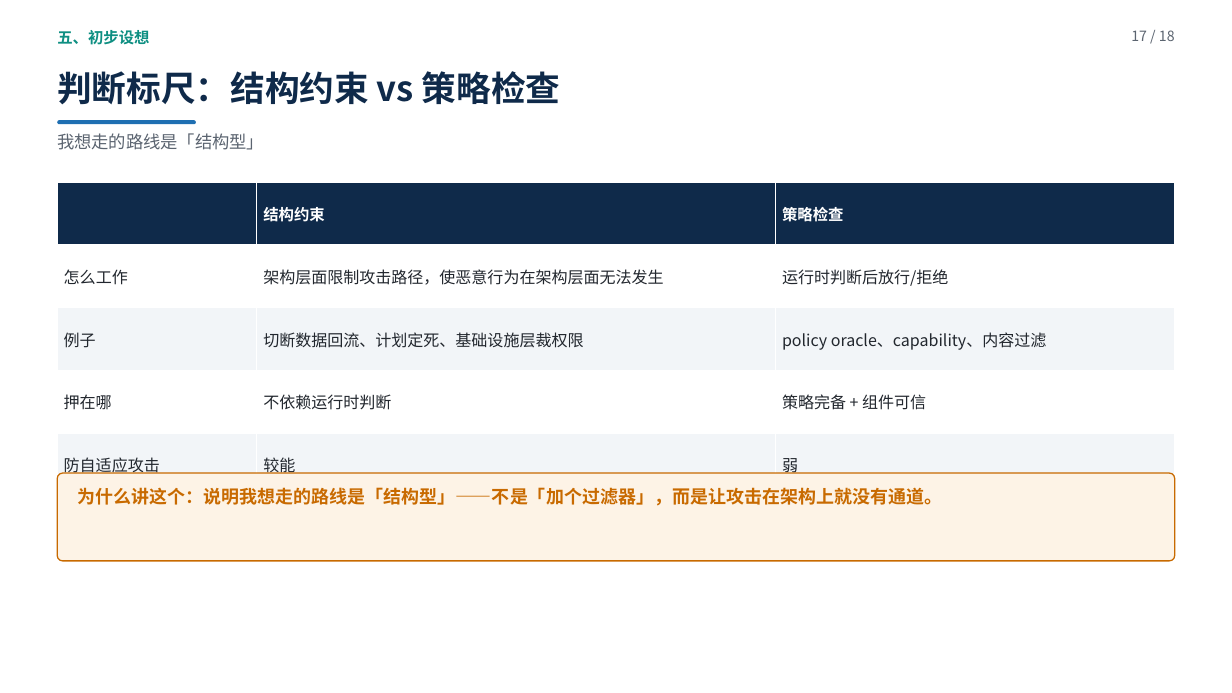
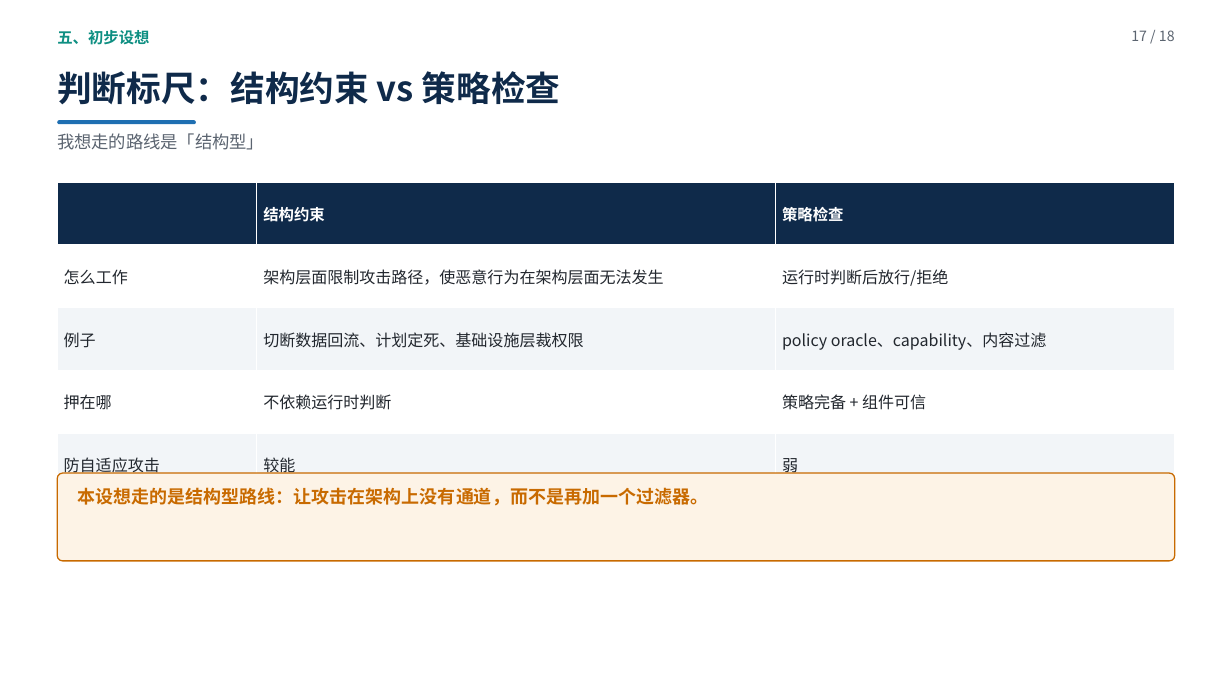
Before and after one commit to yiiiiiii1/multi-agent-remote-sensing, a slide deck: slide 17 of 阶段2-卫星多智能体防御/presentations/新方向调研汇报.pptx. Drawn at 1232x693 pixels with LibreOffice and Linux fonts; fonts in the diff are those of the drawing. Boxes give left, top, right and bottom in pixels: in the first picture for what was removed or moved away, otherwise in the second. Text is boxed around its words. In the diff, an @@ line names an element or a change of style, - is before the commit and + after.

```diff
--- a/阶段2-卫星多智能体防御/presentations/新方向调研汇报.pptx
+++ b/阶段2-卫星多智能体防御/presentations/新方向调研汇报.pptx
@@ text at <box>78,487,709,506</box>: text changed @@
-为什么讲这个：说明我想走的路线是「结构型」——不是「加个过滤器」，而是让攻击在架构上就没有通道。
+本设想走的是结构型路线：让攻击在架构上没有通道，而不是再加一个过滤器。
```
Also in this commit, not shown: 13 other slides changed, 2 other files.
